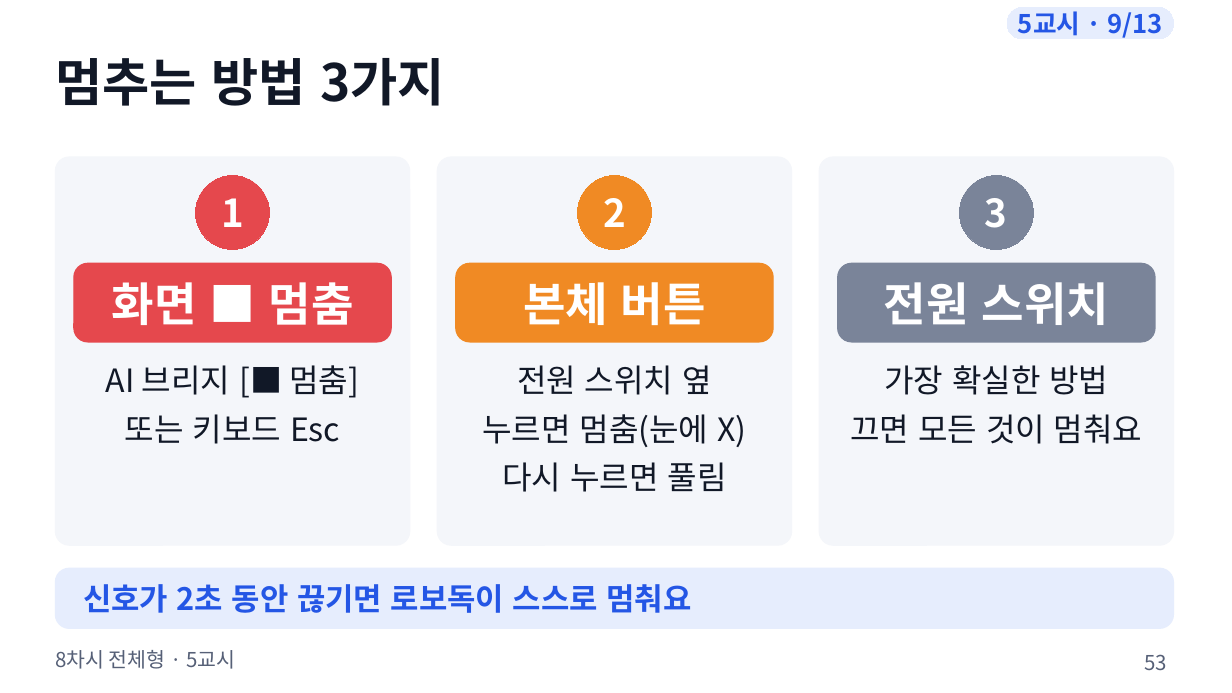
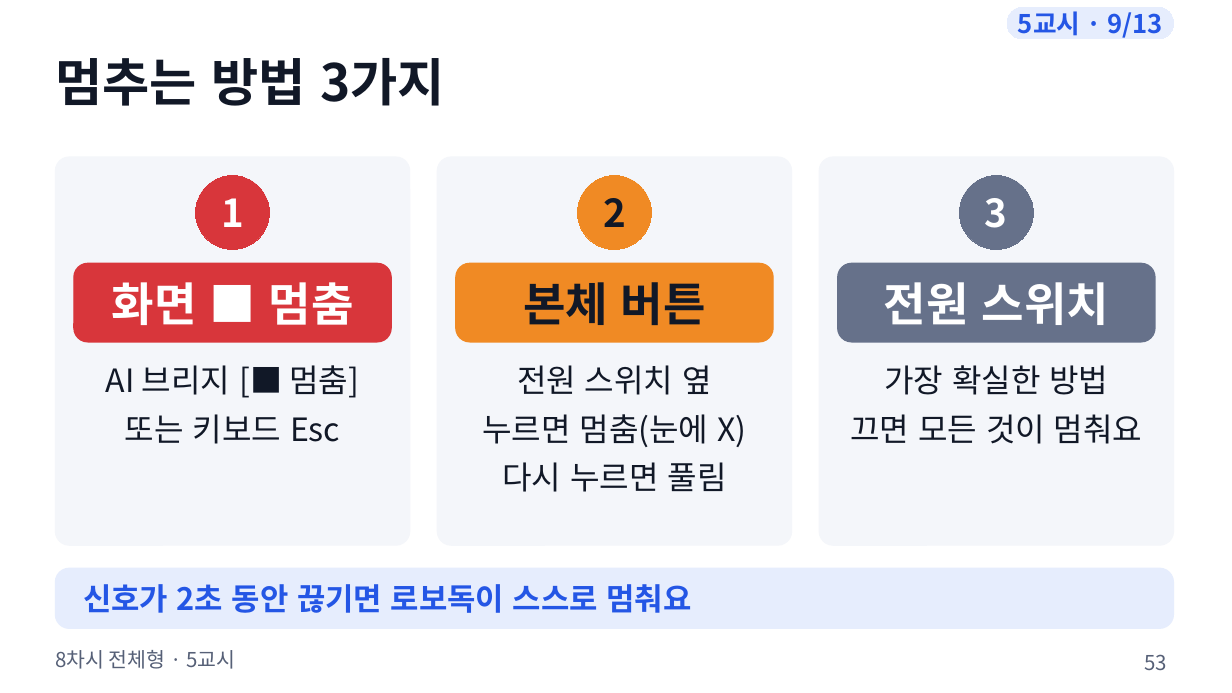
Before and after one commit to boundaryx01-uniquelife/microbit, a slide deck: slide 53 of bridge/docs/materials/8차시_전체형/8차시_수업슬라이드.pptx. Drawn at 1232x693 pixels with LibreOffice and Linux fonts; fonts in the diff are those of the drawing. Boxes give left, top, right and bottom in pixels: in the first picture for what was removed or moved away, otherwise in the second. Text is boxed around its words. In the diff, an @@ line names an element or a change of style, - is before the commit and + after.

```diff
--- a/bridge/docs/materials/8차시_전체형/8차시_수업슬라이드.pptx
+++ b/bridge/docs/materials/8차시_전체형/8차시_수업슬라이드.pptx
@@ ellipse "1" at [196,176,270,250]: fill #E5484D to #D8363B; outline #E5484D 0.75 pt to #D8363B 0.75 pt @@
@@ ellipse "2" at [578,176,652,250]: text colour #FFFFFF to #111827 @@
@@ ellipse "3" at [959,176,1033,250]: fill #7A8499 to #66718A; outline #7A8499 0.75 pt to #66718A 0.75 pt @@
@@ rounded rectangle at [74,263,391,342]: fill #E5484D to #D8363B; outline #E5484D 1 pt to #D8363B 1 pt @@
@@ text "본체 버튼" at [523,282,706,325]: text colour #FFFFFF to #111827 @@
@@ rounded rectangle at [838,263,1155,342]: fill #7A8499 to #66718A; outline #7A8499 1 pt to #66718A 1 pt @@
```
Also in this commit, not shown: 47 other slides changed, 12 other files.
